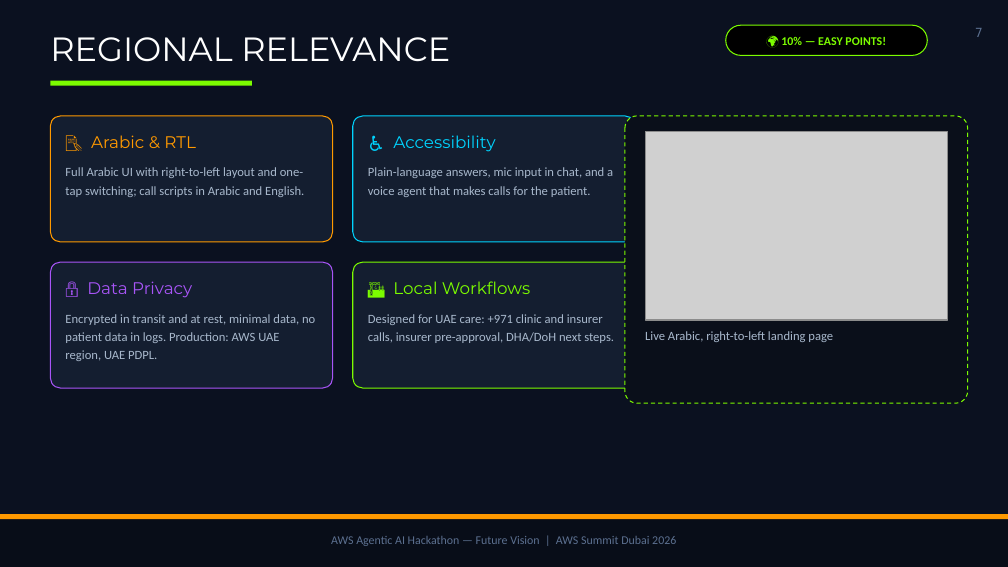
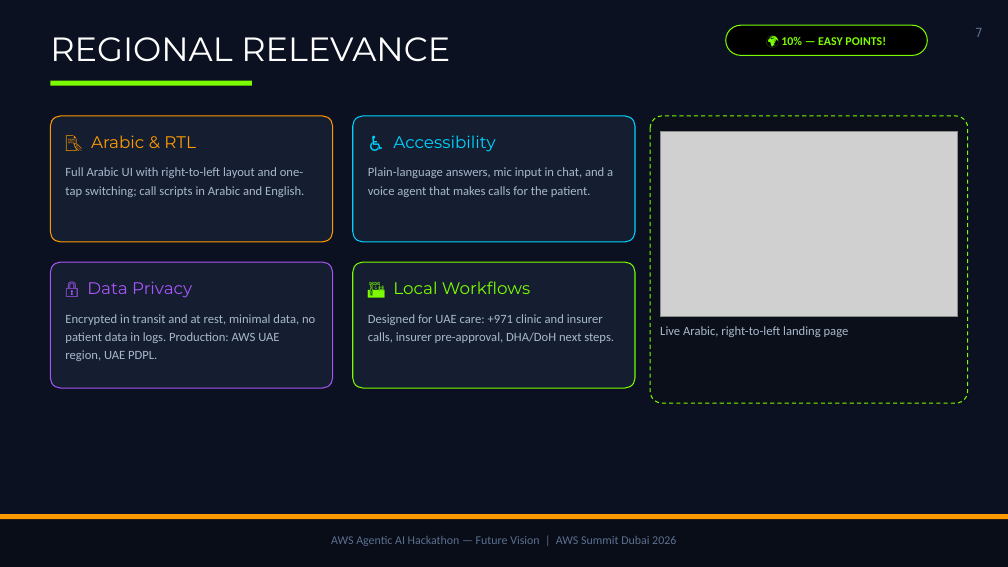
Before and after one commit to manav2701/Team9Aws, a slide deck: slide 7 of slides/Shifa-Health-Companion.pptx. Drawn at 1008x567 pixels with LibreOffice and Linux fonts; fonts in the diff are those of the drawing; grey boxes stand for pictures. Boxes give left, top, right and bottom in pixels: in the first picture for what was removed or moved away, otherwise in the second. Text is boxed around its words. In the diff, an @@ line names an element or a change of style, - is before the commit and + after.

```diff
--- a/slides/Shifa-Health-Companion.pptx
+++ b/slides/Shifa-Health-Companion.pptx
@@ rounded rectangle: place and size @@
-rounded rectangle at bbox=[625, 116, 968, 403]
+rounded rectangle at bbox=[650, 116, 968, 403]
@@ picture: place and size @@
-picture at bbox=[645, 131, 948, 321]
+picture at bbox=[660, 131, 958, 317]
@@ text "Live Arabic, right-to-left landing page": place and size @@
-text "Live Arabic, right-to-left landing page" at bbox=[645, 331, 833, 342]
+text "Live Arabic, right-to-left landing page" at bbox=[660, 326, 849, 337]
```
Also in this commit, not shown: 5 other slides changed.
